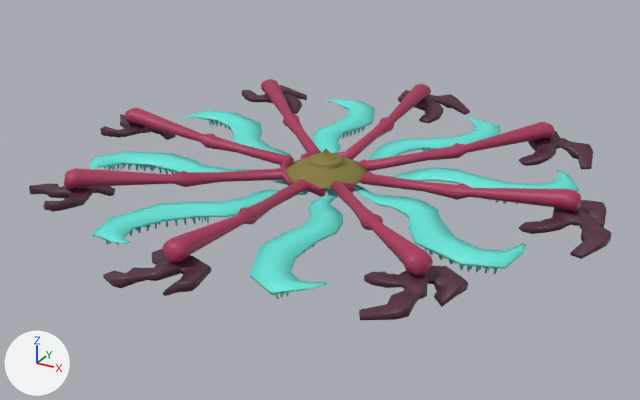
Renders of the FBX model Quantum Mirror/Assets/Art/3D/Alien_FBX.fbx from each side of a commit.
One viewpoint serves both versions: a camera (50 mm lens) standing at (6.0, -11.1, 5.02) and looking at (0.02, -0.23, -0.41). The axes (+X, +Y, +Z) are drawn at lower left. The lights are the same throughout. Where no turn or scale is listed for an object, it has been applied to the vertices.

The first picture shows 'Arm', 'Center', 'Hand_E', 'Hand_N', 'Hand_NE', 'Hand_NW', 'Hand_S', 'Hand_SE', 'Hand_SW', 'Hand_W', 'Tentacles'.
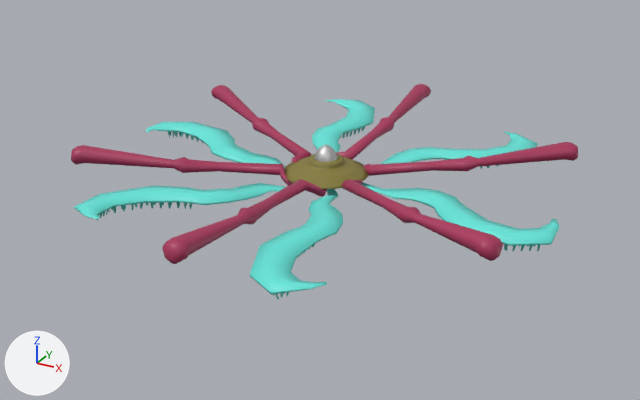
Patch to the scene script:
```diff
--- a/Quantum Mirror/Assets/Art/3D/Alien_FBX.fbx.py
+++ b/Quantum Mirror/Assets/Art/3D/Alien_FBX.fbx.py
@@ mat_steel___satin @@
+mat_steel___satin = principled_material('Steel - Satin')
+mat_steel___satin.base_color = (0.627, 0.627, 0.627)  # light grey #cfcfcf
+mat_steel___satin.metallic = 1.0
+mat_steel___satin.roughness = 0.553
@@ me_cylinder_001 @@
 # used by ob_arm; location = (0.0, 0.0, 0.0)
-me_cylinder_001.from_pydata(...)  # 6152 vertices, 6152 faces; spans x -3.85..3.85, y -3.85..3.85, z -0.18..0.42
+me_cylinder_001.from_pydata(...)  # 4614 vertices, 4614 faces; spans x -3.35..3.35, y -3.85..3.85, z -0.18..0.42
+# me_cylinder_001 part 4: 36 vertices moved within x -0.14..0.14, y -0.06..0.06, z 0.19..0.25; 4490 vertices removed from x -3.85..3.85, y -2.78..2.78, z -0.18..0.42; 2952 vertices added at x -3.35..3.35, y -2.02..2.02, z -0.18..0.42
 me_cylinder_001.materials.append(mat_material_002)
@@ me_cube_002 @@
 # used by ob_tentacles; location = (0.0, 0.0, 0.0)
-me_cube_002.from_pydata(...)  # 5048 vertices, 4960 faces; spans x -3.55..3.55, y -3.55..3.55, z -0.25..0.07
+me_cube_002.from_pydata(...)  # 3786 vertices, 3720 faces; spans x -3.68..3.68, y -3.55..3.55, z -0.25..0.07
+# me_cube_002 part 1: the loose piece of 631 vertices spanning x 0.2..3.46, y -1.8..0.07, z -0.25..0.07 is turned 15 degrees about the z axis through the mesh origin
+# me_cube_002 part 2: the loose piece of 631 vertices spanning x -3.46..-0.2, y -0.07..1.8, z -0.25..0.07 is turned 15 degrees about the z axis through the mesh origin
+# me_cube_002 part 3: 122 vertices moved from x -1.1..1.1, y -2.09..2.09, z -0.18..0.07 to x -1.32..1.32, y -1.93..1.93, z -0.18..0.07; 2402 vertices removed from x -3.55..3.55, y -3.46..3.46, z -0.25..0.07; 1140 vertices added at x -2.48..2.48, y -3.05..3.05, z -0.25..0.01
 me_cube_002.materials.append(mat_material_001)
@@ me_body10_003 @@
+me_body10_003.from_pydata(...)  # 231 vertices, 451 faces; spans x -0.174..0.161, y 0.0..0.191, z -0.006..0.409
+me_body10_003.materials.append(mat_steel___satin)  # light grey #cfcfcf
@@ me_body10_004 @@
+me_body10_004.from_pydata(...)  # 231 vertices, 451 faces; spans x -0.16..0.042, y -0.217..0.081, z -0.003..0.412
+me_body10_004.materials.append(mat_steel___satin)  # light grey #cfcfcf
@@ ob_hand_sw @@
-ob_hand_sw = bpy.data.objects.new('Hand_SW', me_cube_009)
-ob_hand_sw.location = (-2.76, -2.58, 0.01)
@@ ob_hand_se @@
-ob_hand_se = bpy.data.objects.new('Hand_SE', me_cube_003)
-ob_hand_se.location = (2.61, -2.65, 0.13)
@@ ob_hand_s @@
-ob_hand_s = bpy.data.objects.new('Hand_S', me_cube_001)
-ob_hand_s.location = (-0.13, -3.77, 0.01)
@@ ob_hand_nw @@
-ob_hand_nw = bpy.data.objects.new('Hand_NW', me_cube_007)
-ob_hand_nw.location = (-2.64, 2.63, 0.14)
@@ ob_hand_n @@
-ob_hand_n = bpy.data.objects.new('Hand_N', me_cube_006)
-ob_hand_n.location = (0.0, 3.7, 0.14)
@@ ob_hand_ne @@
-ob_hand_ne = bpy.data.objects.new('Hand_NE', me_cube_005)
-ob_hand_ne.location = (2.69, 2.59, 0.13)
@@ ob_hand_e @@
-ob_hand_e = bpy.data.objects.new('Hand_E', me_cube_004)
-ob_hand_e.location = (3.78, 0.0, 0.14)
@@ ob_hand_w @@
-ob_hand_w = bpy.data.objects.new('Hand_W', me_cube_008)
-ob_hand_w.location = (-3.72, 0.0, 0.14)
@@ ob_finger_up @@
+ob_finger_up = bpy.data.objects.new('Finger_UP', me_body10_003)
+ob_finger_up.location = (0.0, -0.19, 0.0)
@@ ob_finger_r @@
+ob_finger_r = bpy.data.objects.new('Finger_R', me_body10_004)
+ob_finger_r.location = (0.15, 0.11, 0.0)
```

Boxes (x1, y1, x2, y2) around the edits, measured in the pictures (640 x 400 px; the box of a moved part takes in the faces that stretch with it):
'Tentacles', reshaped: before (89, 99, 579, 299); after (74, 99, 560, 299)
'Arm', reshaped (9% shorter): before (64, 79, 581, 277); after (71, 84, 578, 264)
'Hand_SE', deleted: before (359, 266, 468, 320)
'Hand_E', deleted: before (519, 200, 611, 259)
'Hand_S', deleted: before (103, 249, 211, 296)
'Hand_NE', deleted: before (519, 131, 593, 169)
'Hand_SW', deleted: before (29, 183, 115, 212)
'Hand_N', deleted: before (398, 90, 470, 123)
'Hand_NW', deleted: before (242, 85, 307, 114)
'Hand_W', deleted: before (100, 114, 176, 140)
'Finger_UP', added: after (315, 145, 333, 162)
'Finger_R', added: after (326, 145, 338, 161)
part 1 of me_cube_002, moved or reshaped: before (354, 184, 526, 274); after (362, 182, 560, 251)
part 2 of me_cube_002, moved or reshaped: before (184, 110, 294, 162); after (145, 122, 286, 168)
part 3 of me_cube_002, moved or reshaped: before (89, 118, 579, 245); after (74, 132, 538, 220)
part 4 of me_cylinder_001, moved or reshaped: before (64, 79, 581, 277); after (71, 85, 578, 261)
